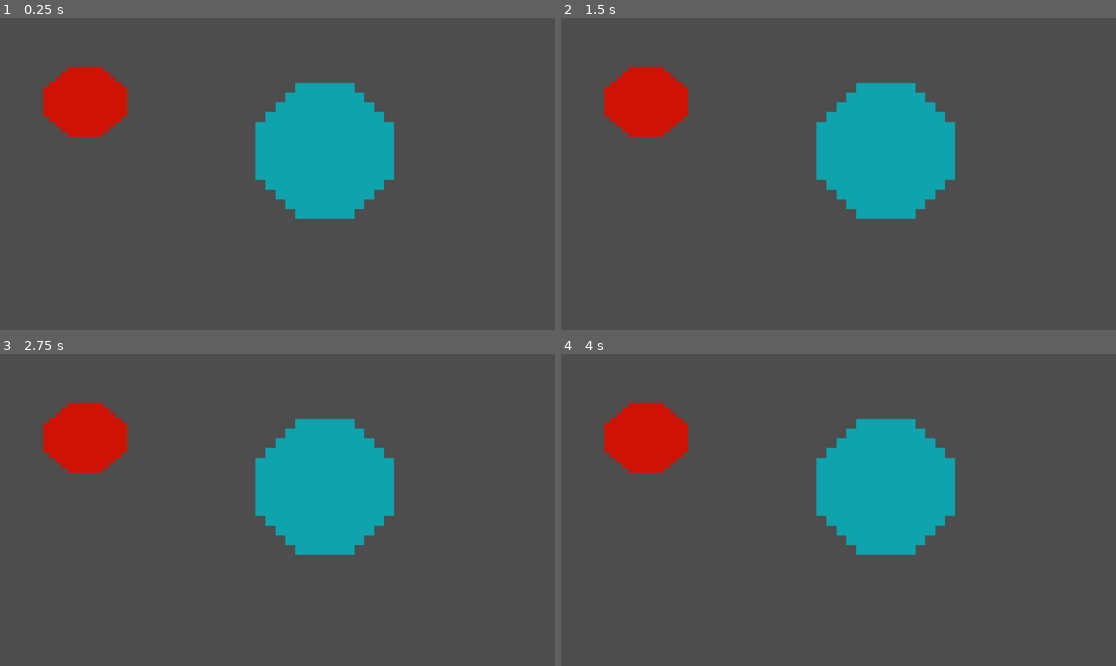
Above: before the commit, frames 1-4 (two rows, left to right).
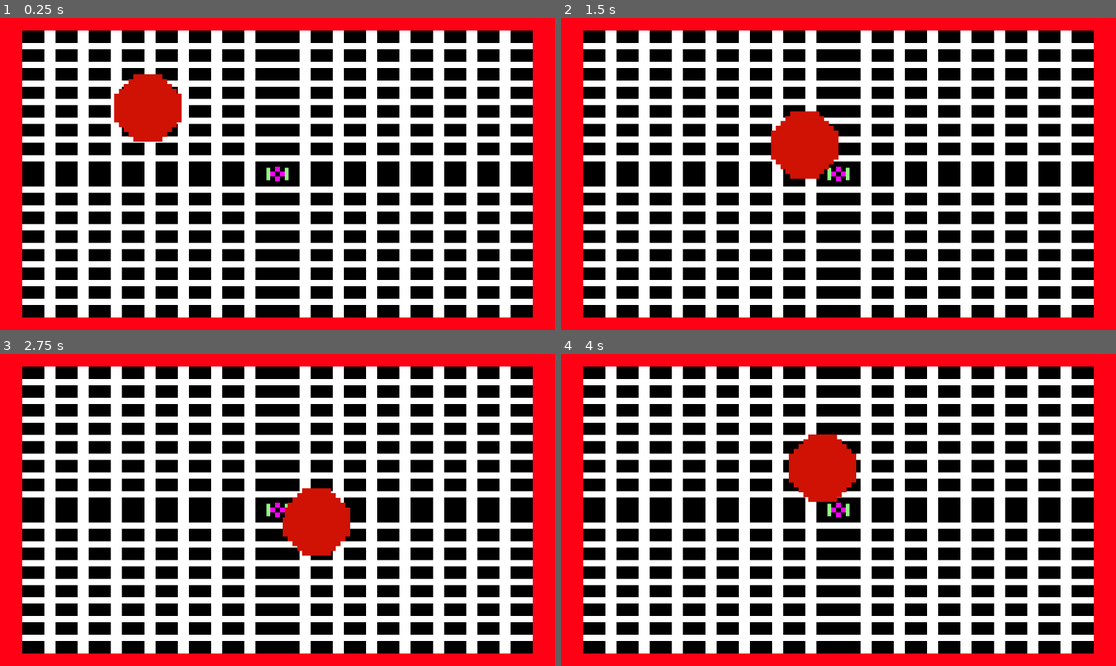
Above: after the commit, the same moments.

Repository: JeremyPerbost/gamejame-cytech
Game: Godot game, scene res://images/toupie.tscn
The game is run twice, just before and just after one commit, with the same random seed, the same clock (stepped at 60 frames per second) and the same inputs. Before the commit the project starts from res://maps/node_2d.tscn.
Inputs:
- Up to frame 1 (0.25 s): no input
- Up to frame 2 (1.5 s): hold Right (ui_right) 0.53-1.28 s; hold Down (ui_down) from 1.28 s (still down)
- Up to frame 3 (2.75 s): release Down (ui_down) at 2.03 s; hold Right (ui_right) from 2.03 s (still down)
- Up to frame 4 (4 s): release Right (ui_right) at 2.78 s; hold Up (ui_up) 2.78-3.53 s; hold Left (ui_left) from 3.53 s (still down)

The runs differ from the first frame. In frame 1, 99% of the frame differs, in the area x 0-100%, y 0-100%; in frame 2, 100%; in frame 3, 100%; in frame 4, 100%.

Commit message:
first prototype

Diff:
--- /dev/null
+++ b/game-jame/images/toupie.tscn
@@ -0,0 +1,62 @@
+[gd_scene load_steps=8 format=3 uid="uid://bryr8m263imcy"]
+
+[ext_resource type="Script" path="res://script/toupie.gd" id="1_p4bqp"]
+[ext_resource type="Texture2D" uid="uid://drixoukoha1dp" path="res://images/P1.png" id="2_iehgp"]
+[ext_resource type="Script" path="res://script/mvm_toupie.gd" id="2_r6qtu"]
+[ext_resource type="Texture2D" uid="uid://gp7uusjg46v2" path="res://images/center.png" id="3_4ew0m"]
+[ext_resource type="Texture2D" uid="uid://lasmfoubowa0" path="res://images/background1.png" id="4_s582p"]
+
+[sub_resource type="CircleShape2D" id="CircleShape2D_3jid7"]
+radius = 83.0
+
+[sub_resource type="GDScript" id="GDScript_vlmrs"]
+script/source = "extends Camera2D
+
+# Référence au centre
+
+func _ready():
+	# Positionne la caméra au centre au départ
+	self.position = Vector2(0, 0)  # Modifie cette valeur si nécessaire
+
+func _process(delta):
+	# La caméra reste au centre, peut être retiré si la caméra est fixe
+	self.position = Vector2(0, 0)
+"
+
+[node name="Toupie" type="Node2D"]
+script = ExtResource("1_p4bqp")
+
+[node name="htbx_toupie1" type="CollisionShape2D" parent="."]
+position = Vector2(-280, -143)
+shape = SubResource("CircleShape2D_3jid7")
+script = ExtResource("2_r6qtu")
+
+[node name="spr_toupie1" type="Sprite2D" parent="htbx_toupie1"]
+texture_filter = 1
+scale = Vector2(10, 10)
+texture = ExtResource("2_iehgp")
+
+[node name="centre" type="Sprite2D" parent="."]
+texture_filter = 1
+scale = Vector2(10, 10)
+texture = ExtResource("3_4ew0m")
+
+[node name="Background1" type="Sprite2D" parent="."]
+show_behind_parent = true
+texture_filter = 1
+position = Vector2(2.07722e-05, 6.67572e-06)
+scale = Vector2(23.04, 12.96)
+texture = ExtResource("4_s582p")
+
+[node name="Camera" type="Camera2D" parent="."]
+limit_left = -1152
+limit_top = -648
+limit_right = 1152
+limit_bottom = 648
+drag_left_margin = 0.0
+drag_top_margin = 0.0
+drag_right_margin = 0.0
+drag_bottom_margin = 0.0
+editor_draw_limits = true
+editor_draw_drag_margin = true
+script = SubResource("GDScript_vlmrs")
--- a/game-jame/maps/node_2d.tscn
+++ /dev/null
@@ -1,26 +0,0 @@
-[gd_scene load_steps=4 format=3 uid="uid://cq8m8vttj874q"]
-
-[ext_resource type="Texture2D" uid="uid://drixoukoha1dp" path="res://images/P1.png" id="1_u6eac"]
-[ext_resource type="Script" path="res://script/hitboxtoupie.gd" id="2_4sigu"]
-[ext_resource type="Texture2D" uid="uid://lkm1i7m62cc0" path="res://images/P2.png" id="2_i626m"]
-
-[node name="Node2D" type="Node2D"]
-
-[node name="P2" type="Sprite2D" parent="."]
-texture_filter = 1
-position = Vector2(674.25, 276)
-scale = Vector2(20.5357, 20.1429)
-texture = ExtResource("2_i626m")
-
-[node name="hitboxtoupie" type="RigidBody2D" parent="."]
-position = Vector2(177, 173)
-scale = Vector2(0.637026, 0.675385)
-script = ExtResource("2_4sigu")
-
-[node name="P1" type="Sprite2D" parent="hitboxtoupie"]
-texture_filter = 1
-position = Vector2(0, 1.48059)
-scale = Vector2(12.4743, 10.338)
-texture = ExtResource("1_u6eac")
-
-[node name="CollisionShape2D" type="CollisionShape2D" parent="hitboxtoupie"]
--- a/game-jame/project.godot
+++ b/game-jame/project.godot
@@ -11,7 +11,7 @@
 [application]
 
 config/name="game jame"
-run/main_scene="res://maps/node_2d.tscn"
+run/main_scene="res://images/toupie.tscn"
 config/features=PackedStringArray("4.0", "GL Compatibility")
 config/icon="res://icon.svg"
 
--- a/game-jame/script/hitboxtoupie.gd
+++ /dev/null
@@ -1,28 +0,0 @@
-extends RigidBody2D
-
-# Vitesse de la toupie
-var speed = 200
-
-func _ready():
-	# Désactiver la gravité pour cette toupie
-	gravity_scale = 0
-	linear_damp = 5  # Pour ralentir progressivement le mouvement quand aucune touche n'est appuyée
-
-func _integrate_forces(_state):
-	var impulse = Vector2.ZERO
-
-	# Vérifie les touches fléchées pressées
-	if Input.is_action_pressed("ui_up"):
-		impulse.y -= 1
-	if Input.is_action_pressed("ui_down"):
-		impulse.y += 1
-	if Input.is_action_pressed("ui_left"):
-		impulse.x -= 1
-	if Input.is_action_pressed("ui_right"):
-		impulse.x += 1
-		print("droite")
-
-	# Si une touche est pressée, applique une impulsion
-	if impulse.length() > 0:
-		impulse = impulse.normalized() * speed
-		apply_central_impulse(impulse)
--- /dev/null
+++ b/game-jame/script/mvm_toupie.gd
@@ -0,0 +1,43 @@
+extends CollisionShape2D
+
+# Vitesse de mouvement
+var speed = 200
+# Force d'attraction vers le centre
+var attraction_strength = 50
+
+# Référence au centre
+var center
+
+# Called when the node enters the scene tree for the first time.
+func _ready():
+	# Assurez-vous que le nœud "centre" est bien nommé dans votre scène
+	center = get_parent().get_node("centre")  # Assure-toi que le nom est correct
+	if center == null:
+		print("Le nœud 'centre' n'a pas été trouvé dans la scène.")
+
+# Called every frame. 'delta' is the elapsed time since the previous frame.
+func _process(delta):
+	var direction = Vector2.ZERO
+
+	# Détection des touches fléchées
+	if Input.is_action_pressed("ui_up"):
+		direction.y -= 1
+	if Input.is_action_pressed("ui_down"):
+		direction.y += 1
+	if Input.is_action_pressed("ui_left"):
+		direction.x -= 1
+	if Input.is_action_pressed("ui_right"):
+		direction.x += 1
+
+	# Normaliser la direction pour éviter une vitesse diagonale plus rapide
+	direction = direction.normalized()
+
+	# Déplacer la toupie
+	self.position += direction * speed * delta
+
+	# Calculer l'attraction vers le centre
+	var center_position = center.position
+	var attraction_vector = (center_position - self.position).normalized()
+
+	# Appliquer l'attraction
+	self.position += attraction_vector * attraction_strength * delta
--- /dev/null
+++ b/game-jame/script/toupie.gd
@@ -0,0 +1,17 @@
+extends Node2D
+
+
+# Called when the node enters the scene tree for the first time.
+func _ready():
+	pass # Replace with function body.
+
+
+# Called every frame. 'delta' is the elapsed time since the previous frame.
+func _process(delta):
+	# Obtenir la caméra active
+	var camera = get_viewport().get_camera_2d()
+
+	if camera:
+		# Afficher la position de la caméra dans la console
+		print("Position de la caméra:", camera.position)
+		pass
Binary file added: game-jame/images/background1.png
Not shown, added: game-jame/images/background1.png.import
Binary file added: game-jame/images/center.png
Not shown, added: game-jame/images/center.png.import
